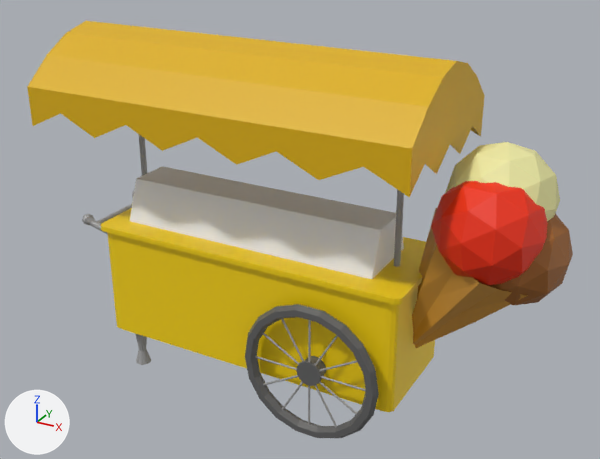
Before and after pictures for a commit that changed the Blender file Assets/Meshes/Nature/ice-shop_lowpoly.blend.
One viewpoint serves both versions: a 50 mm lens placed at (25.5, -37.6, 29.1), pointed at (4.8, -0.1, 10.3). Arrows for +X, +Y and +Z are at lower left; the lights stay in place.
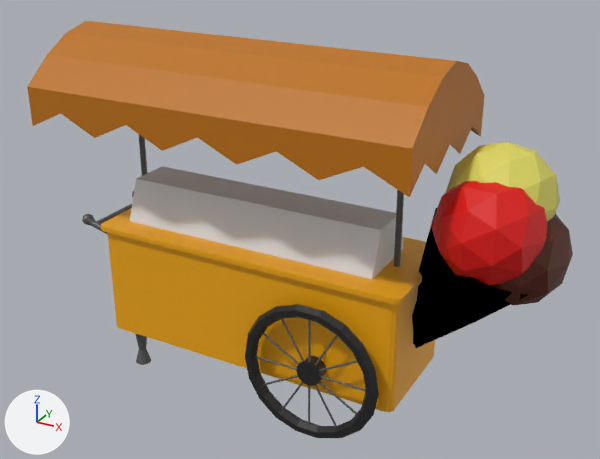
Boxes [x1, y1, x2, y2] around the edits, measured in the pictures (600 x 459 px):
'Plane', surface changed (yellow to orange): [27, 21, 484, 197] in both
'Cube', surface changed (yellow to orange): [101, 208, 435, 412] in both
'Cone', surface changed (brown to black): [412, 208, 528, 348] in both
'Torus.001', surface changed (grey to black): [245, 304, 379, 438] in both
'Icosphere.002', surface changed (beige to yellow): [445, 142, 560, 221] in both
'Icosphere', surface changed: [484, 214, 573, 305] in both
'Torus.002', surface changed (grey to black): [296, 356, 326, 386] in both
'Icosphere.001', unchanged, covered by the edit: before [431, 181, 548, 285]

Edits to the bpy script that builds the scene:
```text
Add img_icsshop_body_color:
    img_icsshop_body_color = load_image('icsShop_body_color', '../../Materials/icsShop_body_color.png', 1024, 1024, 'sRGB')
Add img_carport_color:
    img_carport_color = load_image('carport_color', '../../Materials/carport_color.png', 1024, 1024, 'sRGB')
Add img_iceshop_wheel_color:
    img_iceshop_wheel_color = load_image('iceShop_wheel_color', '../../Materials/iceShop_wheel_color.png', 1024, 1024, 'sRGB')
Add img_ice_waffle_color:
    img_ice_waffle_color = load_image('ice_waffle_color', '../../Materials/ice_waffle_color.png', 1024, 1024, 'sRGB')
Add img_ice_choclade_color:
    img_ice_choclade_color = load_image('ice_choclade_color', '../../Materials/ice_choclade_color.png', 1024, 1024, 'sRGB')
Add img_ice_citrus_color:
    img_ice_citrus_color = load_image('ice_citrus_color', '../../Materials/ice_citrus_color.png', 1024, 1024, 'sRGB')
Change mat_ice_citrus_color:
    remove mat_ice_citrus_color.base_color = (0.877, 0.85, 0.387)  # beige #f1eda7
    add mat_ice_citrus_color.texture = img_ice_citrus_color
Change mat_ice_choclade_color:
    remove mat_ice_choclade_color.base_color = (0.351, 0.124, 0.0195)  # brown #a06326
    add mat_ice_choclade_color.texture = img_ice_choclade_color
Change mat_ice_waffle_color:
    remove mat_ice_waffle_color.base_color = (0.611, 0.296, 0.0463)  # orange #cd943d
    add mat_ice_waffle_color.texture = img_ice_waffle_color
Change mat_iceshop_wheel_color:
    remove mat_iceshop_wheel_color.base_color = (0.12, 0.12, 0.12)  # dark grey #616161
    add mat_iceshop_wheel_color.texture = img_iceshop_wheel_color
Change mat_carport_color:
    remove mat_carport_color.base_color = (0.744, 0.446, 0.0)  # yellow #e0b200
    add mat_carport_color.texture = img_carport_color
Change mat_icsshop_body_color:
    remove mat_icsshop_body_color.base_color = (0.953, 0.662, 0.0)  # yellow #fad500
    add mat_icsshop_body_color.texture = img_icsshop_body_color
```
